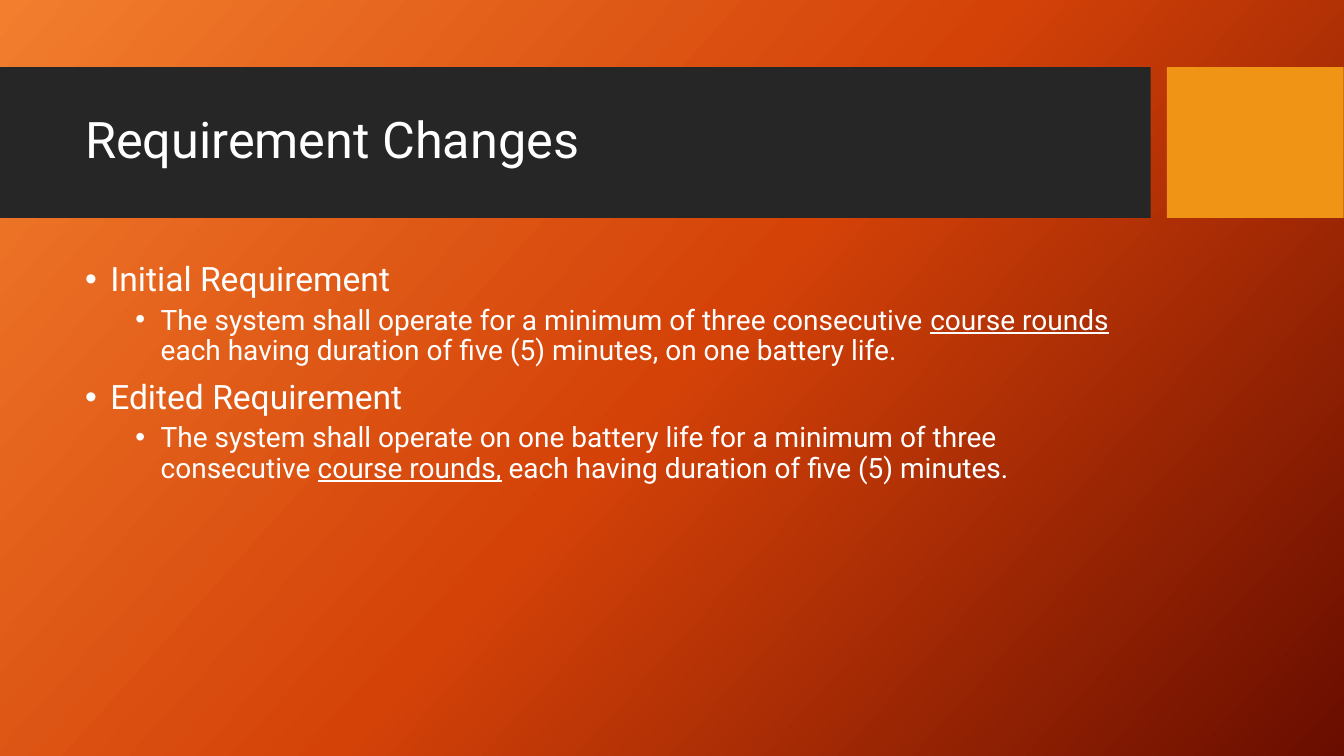
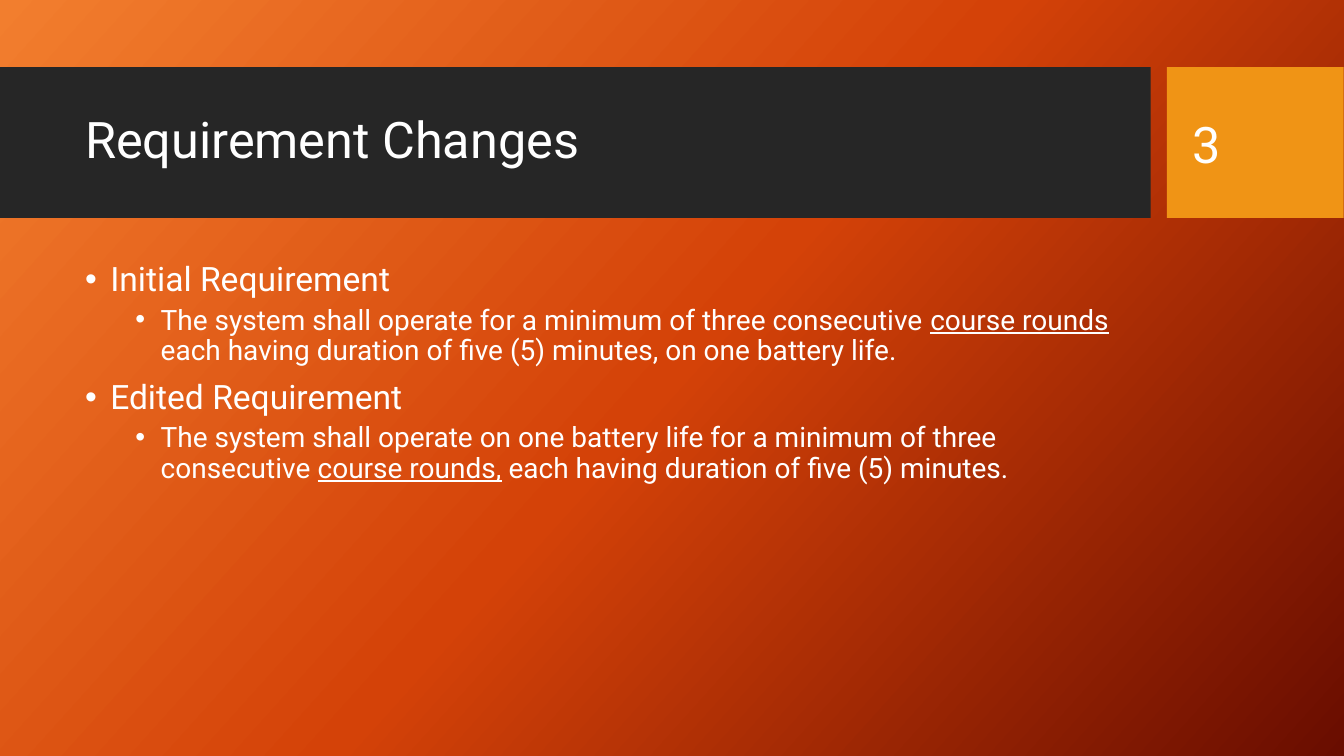
Before and after one commit to powellb1/CapStone, a slide deck: slide 3 of Documentation/Class Presentations/Are We There Yet Progress Report 2.pptx. Drawn at 1344x756 pixels with LibreOffice and Linux fonts; fonts in the diff are those of the drawing; background and template pictures are left out. Boxes give left, top, right and bottom in pixels: in the first picture for what was removed or moved away, otherwise in the second. Text is boxed around its words. In the diff, an @@ line names an element or a change of style, - is before the commit and + after.

```diff
--- a/Documentation/Class Presentations/Are We There Yet Progress Report 2.pptx
+++ b/Documentation/Class Presentations/Are We There Yet Progress Report 2.pptx
@@ page number added at [1193,126,1221,164], 36 pt, text #FFFFFF @@
+3
```
Also in this commit, not shown: 5 other slides changed.
